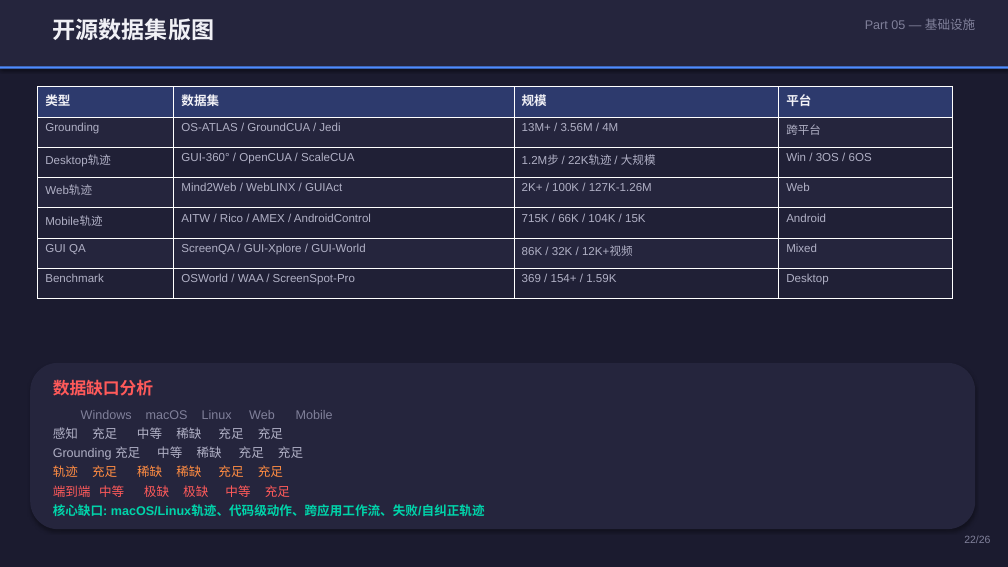
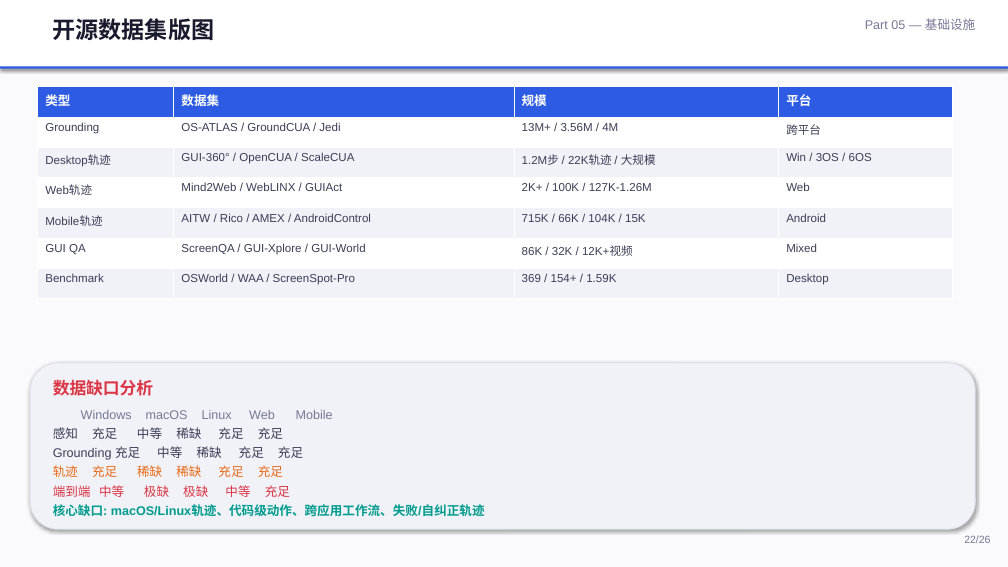
Before and after one commit to Pengxiang-Li/Cursor, a slide deck: slide 22 of CUA_Research_Report.pptx. Drawn at 1008x567 pixels with LibreOffice and Linux fonts; fonts in the diff are those of the drawing. Boxes give left, top, right and bottom in pixels: in the first picture for what was removed or moved away, otherwise in the second. Text is boxed around its words. In the diff, an @@ line names an element or a change of style, - is before the commit and + after.

```diff
--- a/CUA_Research_Report.pptx
+++ b/CUA_Research_Report.pptx
@@ background #1B1B2F to #FAFAFC @@
@@ rectangle at bbox=[0, 0, 1008, 68]: fill #25253D to #FFFFFF @@
@@ text "开源数据集版图" at bbox=[53, 14, 214, 43]: text colour #F0F0F5 to #1A1A2E @@
@@ text "Part 05 — 基础设施" at bbox=[865, 18, 975, 30]: text colour #80809A to #787896 @@
@@ rectangle at bbox=[0, 67, 1008, 69]: fill #4E8CFF to #2D5BE3 @@
@@ table at bbox=[38, 87, 953, 299] @@
@@ fill #2D3A6D to #2D5BE3 in row 1 @@
@@ fill #25253D to #FFFFFF in 12 cells @@
@@ fill #202036 to #F0F2F7 in 12 cells @@
@@ text colour #F0F0F5 to #FFFFFF in "类型", "数据集", "规模", "平台" @@
@@ text colour #B0B0C5 to #3D3D56 @@
@@ rounded rectangle at bbox=[30, 363, 975, 529]: fill #25253D to #F0F2F7; outline none to #DEE1EB 1 pt @@
@@ text "数据缺口分析" at bbox=[53, 379, 485, 516]: text colour #FF5A5A to #DC3545 in "数据缺口分析", "端到端 中等 极缺 极缺 中等 充足"; text colour #80809A to #787896 in "Windows macOS Linux Web Mobile"; text colour #B0B0C5 to #3D3D56 in "感知 充足 中等 稀缺 充足 充足", "Grounding 充足 中等 稀缺 充足 充足"; text colour #FF8C42 to #E86A17 in "轨迹 充足 稀缺 稀缺 充足 充足"; text colour #00D4AA to #009B8D in "核心缺口: macOS/Linux轨迹、代码级动作、跨应用工作流、失败/自纠正轨迹" @@
@@ text "22/26" at bbox=[964, 535, 990, 543]: text colour #80809A to #787896 @@
```
Also in this commit, not shown: 25 other slides changed, 1 other file.
